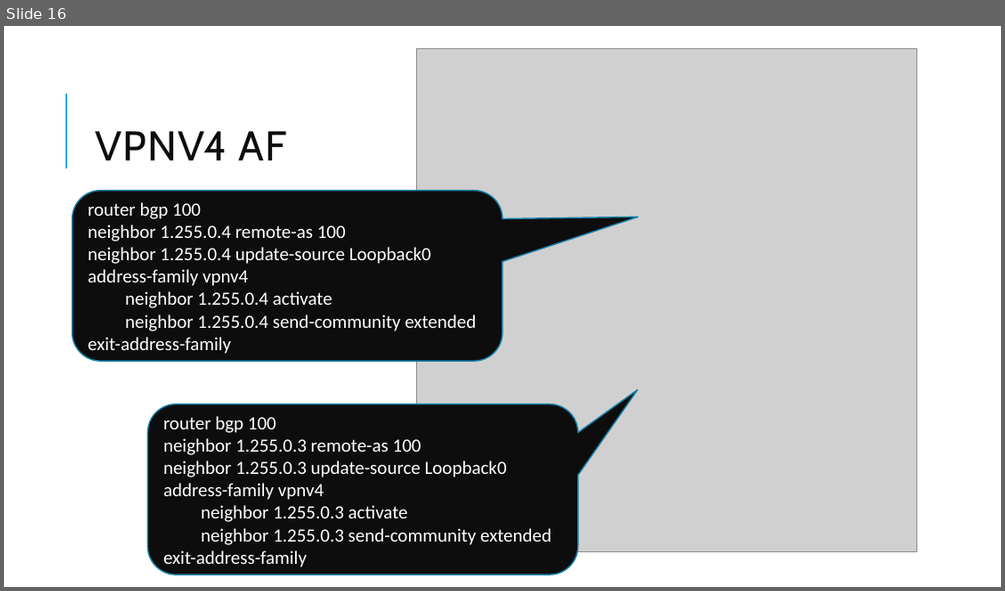
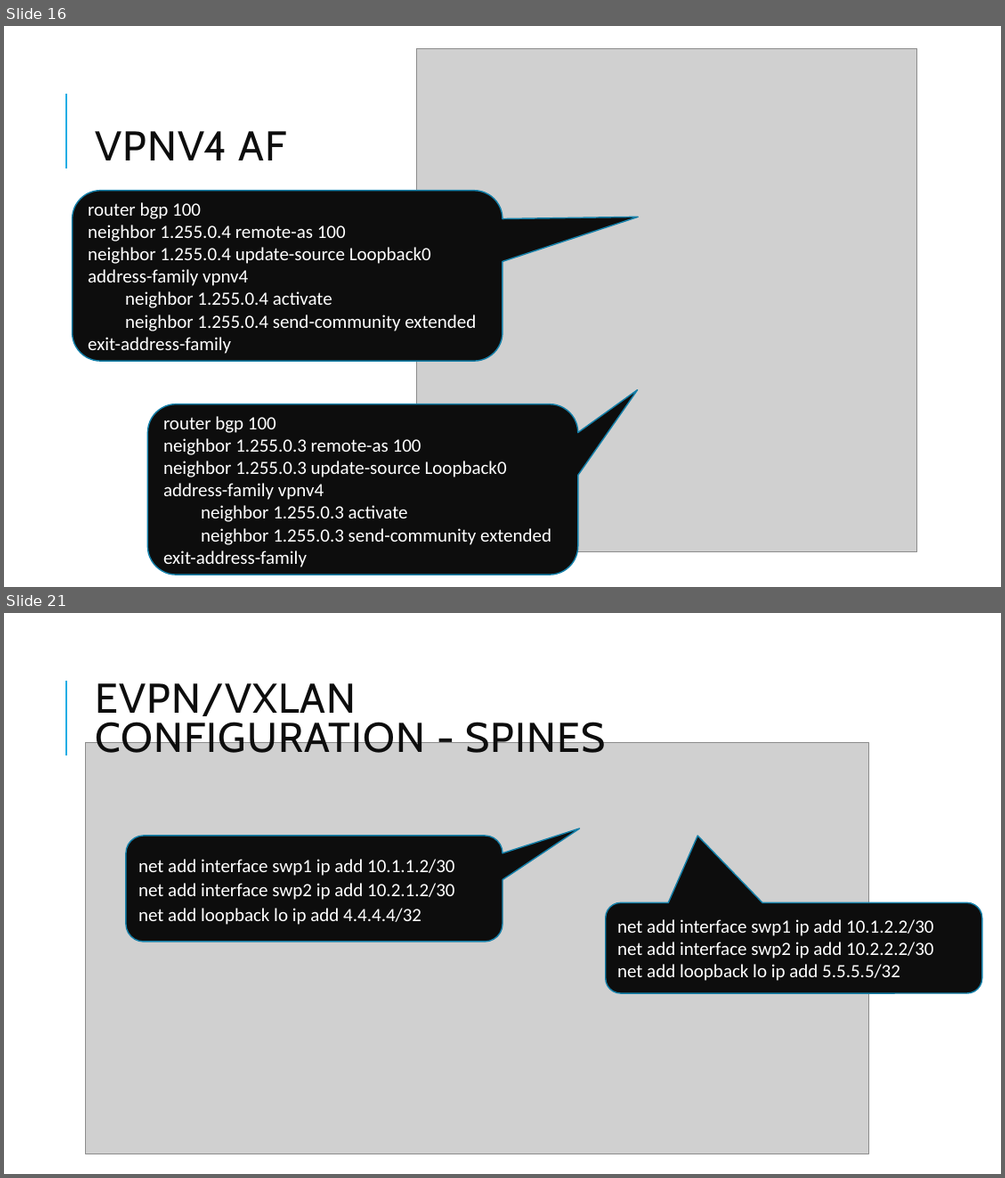
Before and after one commit to BSc-MSc-Projects/NSD-VPNs, a slide deck: NSD presentation_GIAN.pptx. Shown one above the other, each under a label of ours: slide 16 before the commit, slides 16 and 21 after it; the slides between them are not shown. The pictures are 1005x591 and 1005x1178 pixels, drawn with LibreOffice and Linux fonts; fonts in the diff are those of the drawing; grey boxes stand for pictures. Boxes give left, top, right and bottom in pixels: in the first picture for what was removed or moved away, otherwise in the second. Text is boxed around its words. In the diff, an @@ line names an element or a change of style, - is before the commit and + after.

```diff
--- a/NSD presentation_GIAN.pptx
+++ b/NSD presentation_GIAN.pptx
@@ slide 21 added at (4,613,1001,1174), background #FFFFFF; not listed: 1 template element that a slide beside it also shows @@
@@ text added at (95,683,606,753), 40 pt, text #0D0D0D @@
+EVPN/VXLAN CONFIGURATION - SPINES
@@ picture added at (86,742,868,1153) @@
@@ rounded speech box added at (126,835,502,942), fill #0D0D0D, outline #1580A9 1.25 pt, 18 pt, text #FFFFFF @@
+net add interface swp1 ip add 10.1.1.2/30
+net add interface swp2 ip add 10.2.1.2/30
+net add loopback lo ip add 4.4.4.4/32
@@ rounded speech box added at (606,902,982,993), fill #0D0D0D, outline #1580A9 1.25 pt, 18 pt, text #FFFFFF @@
+net add interface swp1 ip add 10.1.2.2/30
+net add interface swp2 ip add 10.2.2.2/30
+net add loopback lo ip add 5.5.5.5/32
```
Also in this commit, not shown: 18 other slides added.
